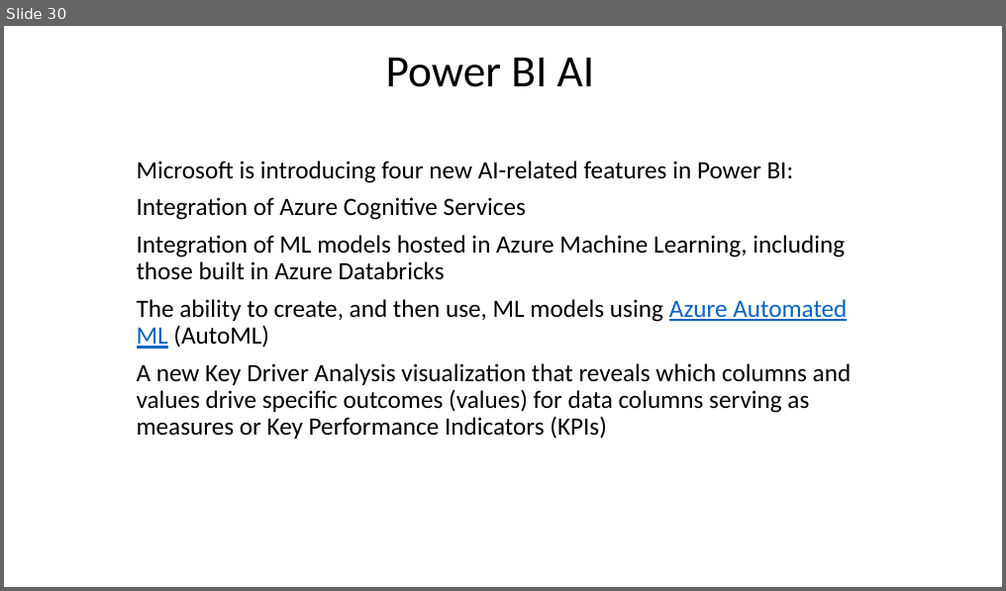
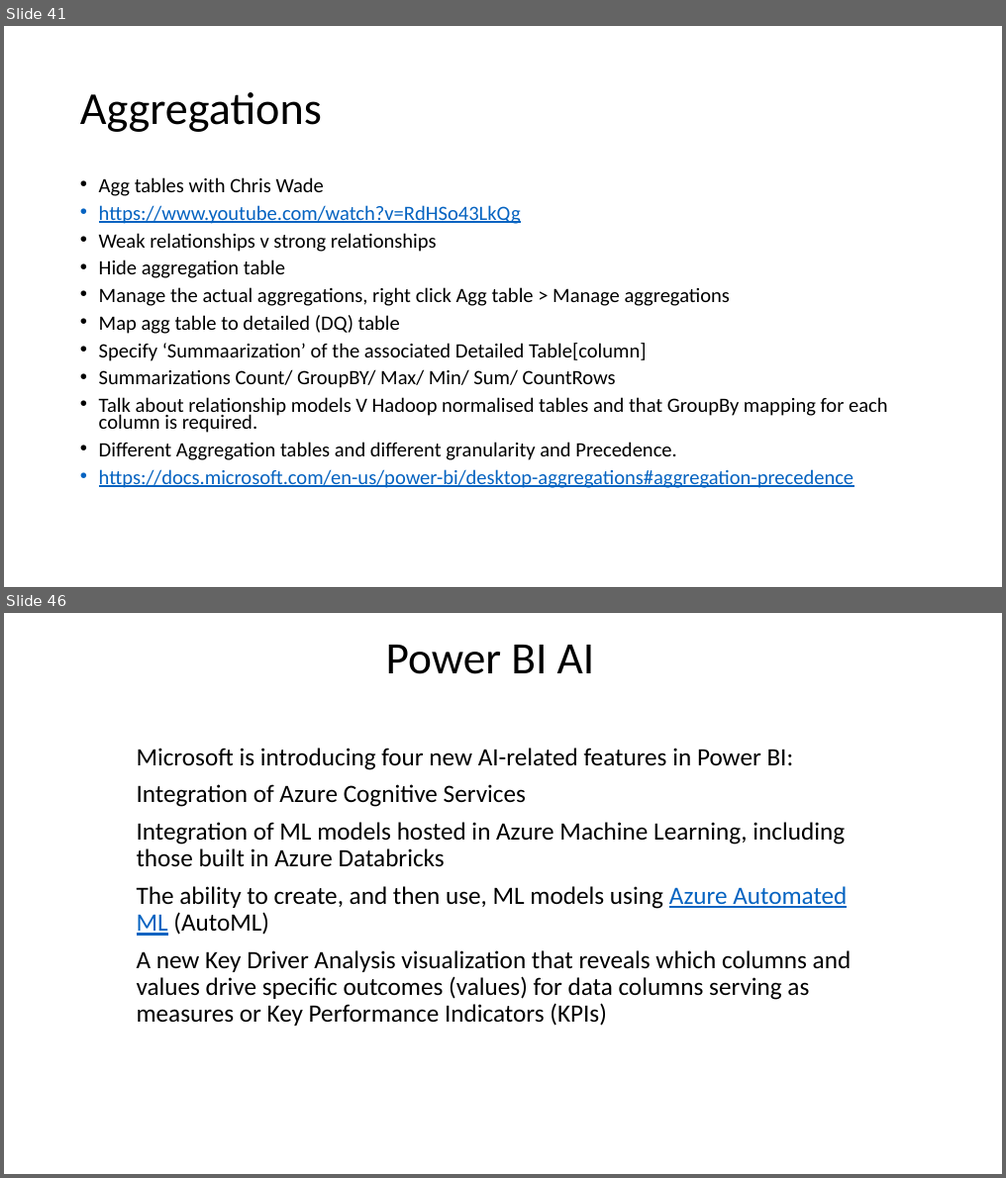
Before and after one commit to wottabyte/PBITraining, a slide deck: PBIID/PowerBI Int Dev slides Q1-2019-shared.pptx. Shown one above the other, each under a label of ours: slide 30 before the commit, slides 41 and 46 after it; the slides between them are not shown. The pictures are 1006x591 and 1006x1178 pixels, drawn with LibreOffice and Linux fonts; fonts in the diff are those of the drawing; background and template pictures are left out. Boxes give left, top, right and bottom in pixels: in the first picture for what was removed or moved away, otherwise in the second. Text is boxed around its words. In the diff, an @@ line names an element or a change of style, - is before the commit and + after.

```diff
--- a/PBIID/PowerBI Int Dev slides Q1-2019-shared.pptx
+++ b/PBIID/PowerBI Int Dev slides Q1-2019-shared.pptx
@@ slide 41 added at (4, 26, 1002, 587), background #FFFFFF @@
@@ title added at (80, 92, 322, 132), 44 pt, text #000000 @@
+Aggregations
@@ text added at (99, 177, 888, 488), 19.6 pt, text #000000 @@
+• Agg tables with Chris Wade
+• https://www.youtube.com/watch?v=RdHSo43LkQg
+• Weak relationships v strong relationships
+• Hide aggregation table
+• Manage the actual aggregations, right click Agg table > Manage aggregations
+• Map agg table to detailed (DQ) table
+• Specify ‘Summaarization’ of the associated Detailed Table[column]
+• Summarizations Count/ GroupBY/ Max/ Min/ Sum/ CountRows
+• Talk about relationship models V Hadoop normalised tables and that GroupBy mapping for each column is required.
+• Different Aggregation tables and different granularity and Precedence.
+• https://docs.microsoft.com/en-us/power-bi/desktop-aggregations#aggregation-precedence
@@ what was slide 30 is now slide 46 @@
```
Also in this commit, not shown: 3 slides changed, 21 other slides added.
